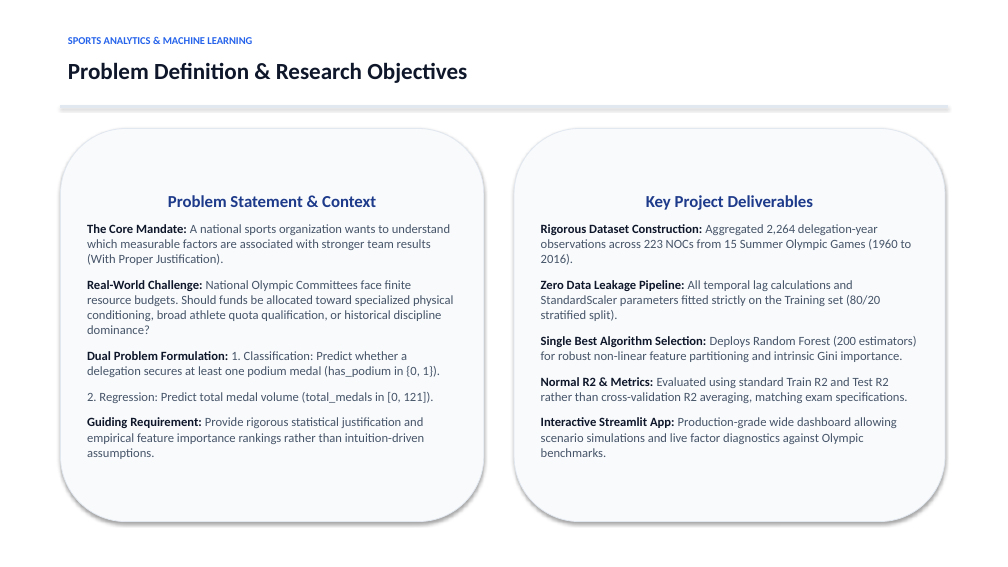
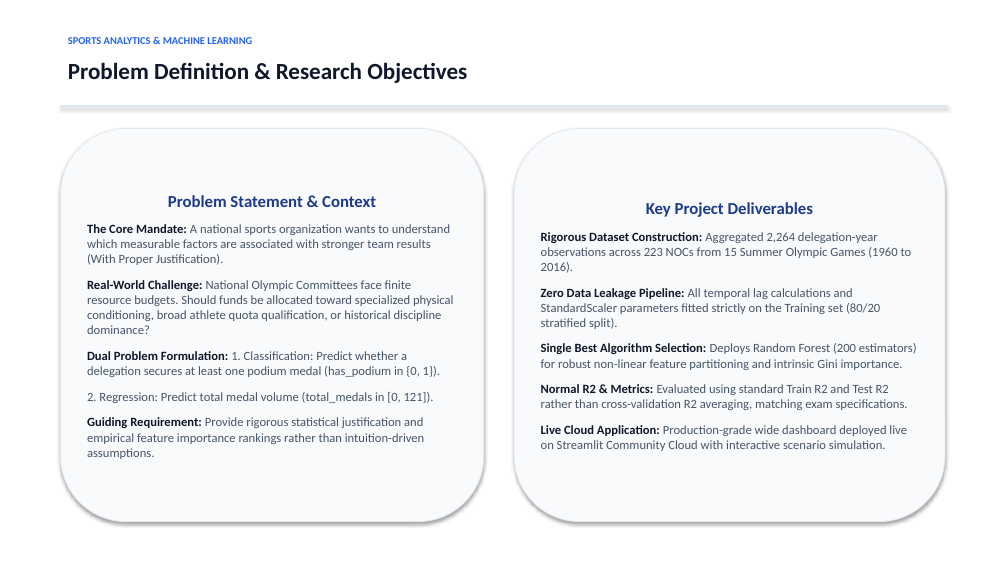
Before and after one commit to Virshin1/Team-Performance-Analysis, a slide deck: slide 2 of Olympic_Team_Performance_Presentation.pptx. Drawn at 1008x567 pixels with LibreOffice and Linux fonts; fonts in the diff are those of the drawing. Boxes give left, top, right and bottom in pixels: in the first picture for what was removed or moved away, otherwise in the second. Text is boxed around its words. In the diff, an @@ line names an element or a change of style, - is before the commit and + after.

Commit message:
Eliminate white bar artifacts using native theme-adaptive widgets and update all documentation to live Streamlit Cloud URL

```diff
--- a/Olympic_Team_Performance_Presentation.pptx
+++ b/Olympic_Team_Performance_Presentation.pptx
@@ text in rounded rectangle at [541, 425, 907, 451]: text changed @@
-Interactive Streamlit App: Production-grade wide dashboard allowing scenario simulations and live factor diagnostics against Olympic benchmarks.
+Live Cloud Application: Production-grade wide dashboard deployed live on Streamlit Community Cloud with interactive scenario simulation.
```
Also in this commit, not shown: 7 other slides changed, 4 other files.
